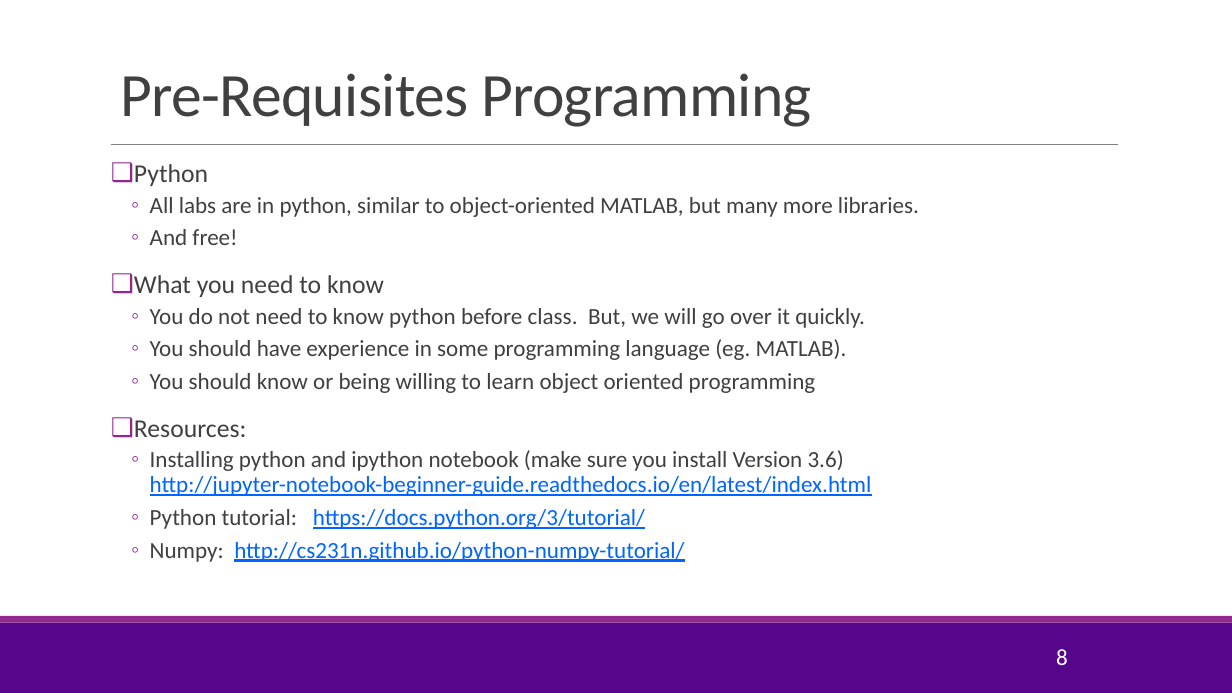
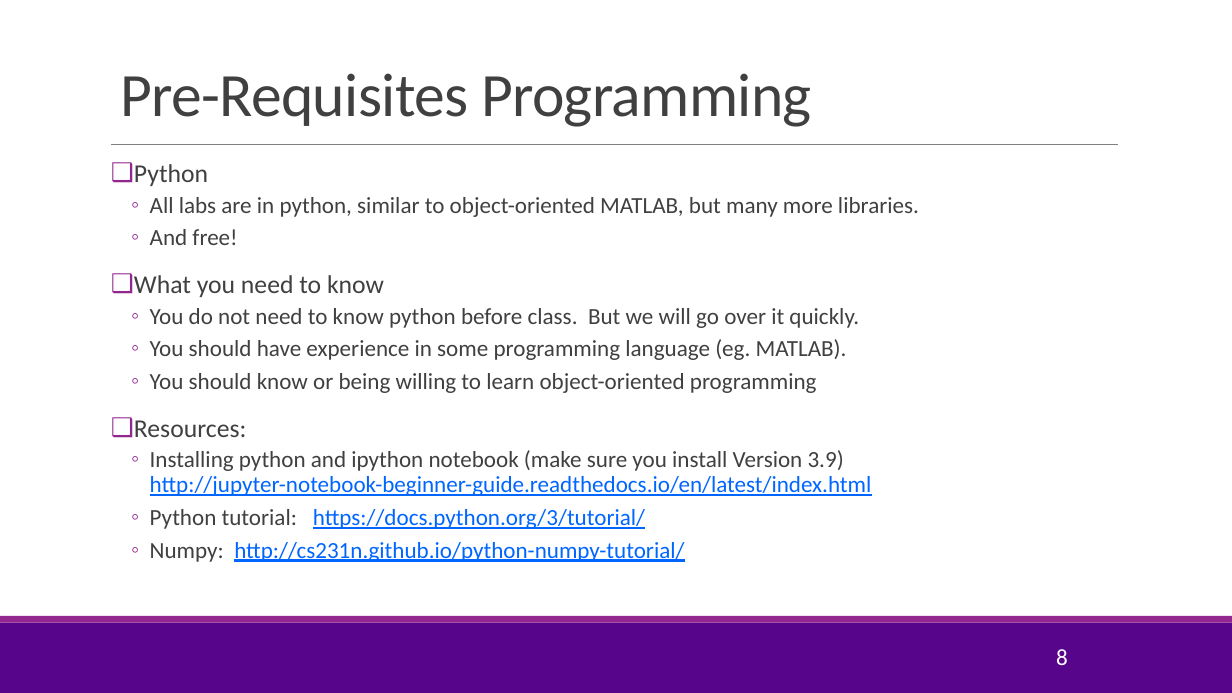
Before and after one commit to sdrangan/introml, a slide deck: slide 8 of lectures/CourseAdmin.pptx. Drawn at 1232x693 pixels with LibreOffice and Linux fonts; fonts in the diff are those of the drawing; background and template pictures are left out. Boxes give left, top, right and bottom in pixels: in the first picture for what was removed or moved away, otherwise in the second. Text is boxed around its words. In the diff, an @@ line names an element or a change of style, - is before the commit and + after.

Commit message:
Added the in-class versions

```diff
--- a/lectures/CourseAdmin.pptx
+++ b/lectures/CourseAdmin.pptx
@@ text at [150,308,859,328]: text changed @@
-  ◦ You do not need to know python before class. But, we will go over it quickly.
+  ◦ You do not need to know python before class. But we will go over it quickly.
@@ text at [150,373,817,393]: text changed @@
-  ◦ You should know or being willing to learn object oriented programming
+  ◦ You should know or being willing to learn object-oriented programming
@@ text at [150,450,872,496]: text changed @@
-  ◦ Installing python and ipython notebook (make sure you install Version 3.6)
-    http://jupyter-notebook-beginner-guide.readthedocs.io/en/latest/index.html
+  ◦ Installing python and ipython notebook (make sure you install Version 3.9)
+    http://jupyter-notebook-beginner-guide.readthedocs.io/en/latest/index.html
```
Also in this commit, not shown: 3 other slides changed, 3 other files.
